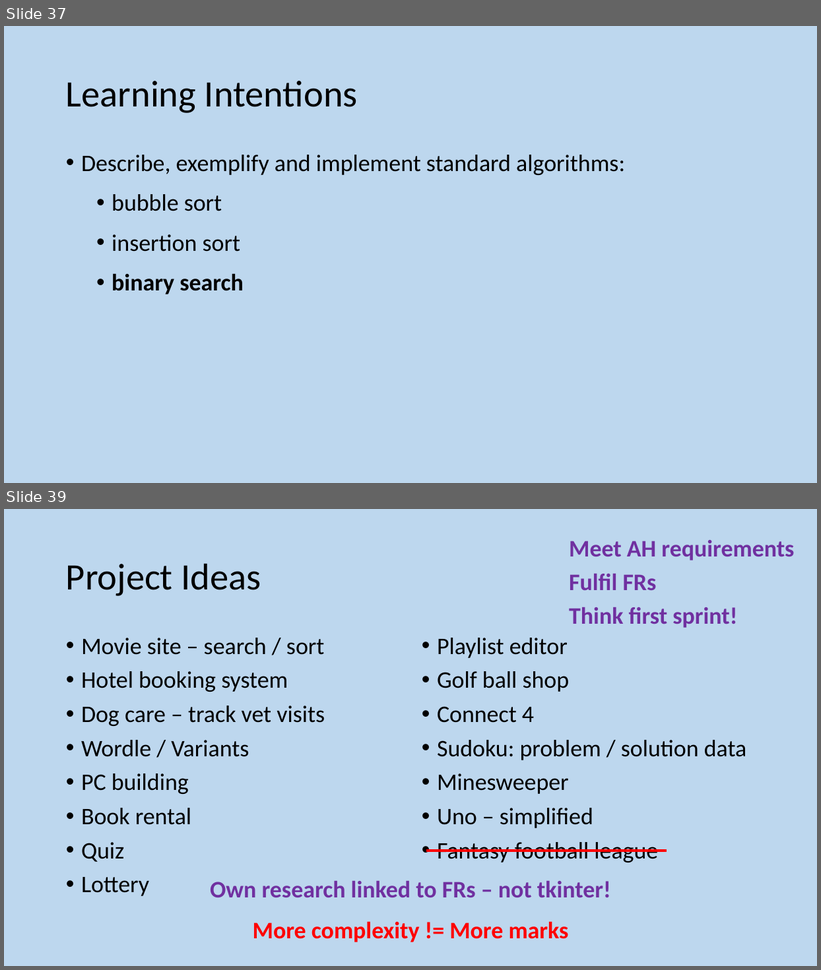
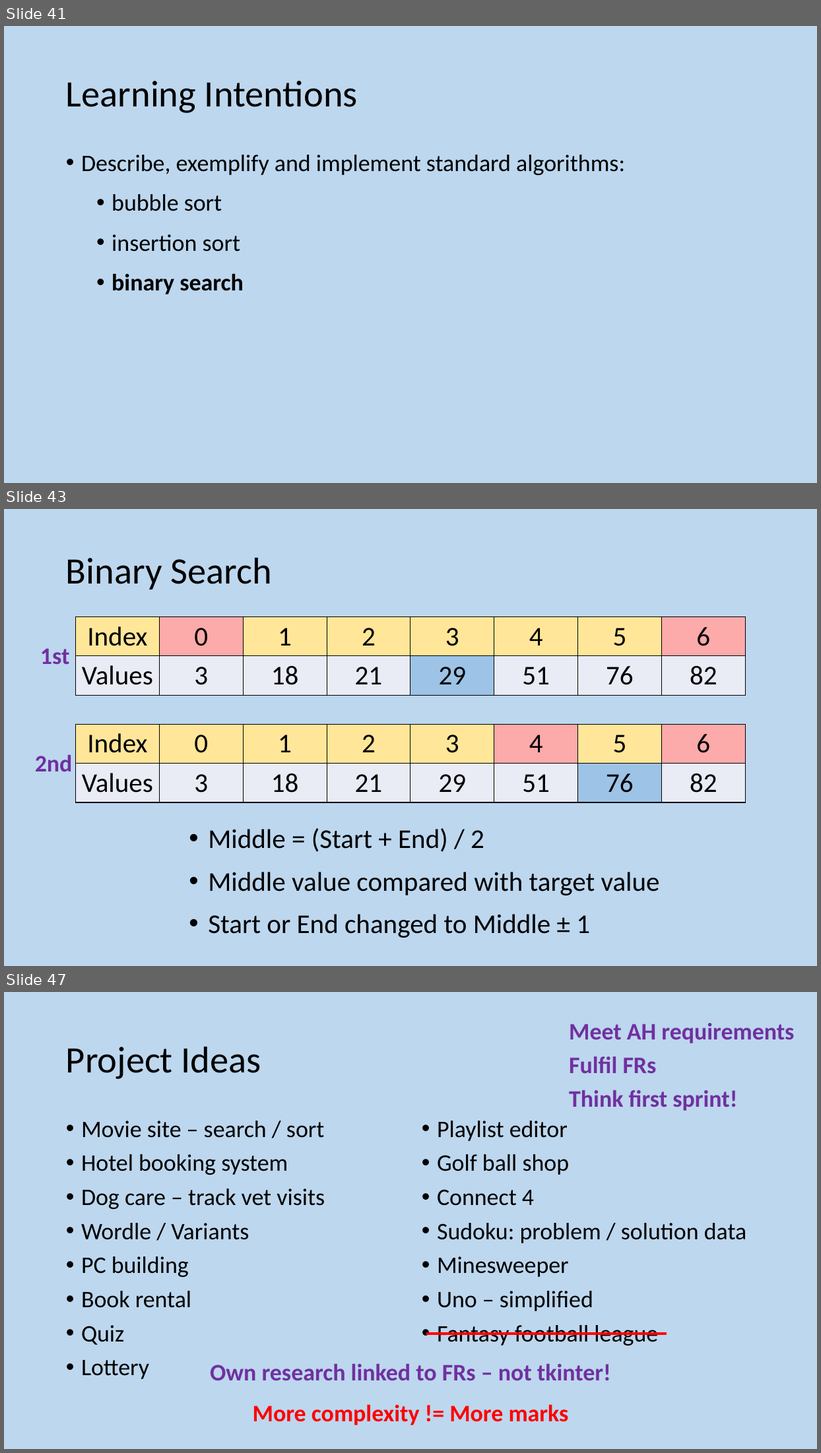
Before and after one commit to MrFriendCS/MrFriendCS.github.io, a slide deck: ah-cs/sdd/AH CS SDD Slides.pptx. Shown one above the other, each under a label of ours: slides 37 and 39 before the commit, slides 41, 43 and 47 after it; the slides between them are not shown. The pictures are 821x970 and 821x1453 pixels, drawn with LibreOffice and Linux fonts; fonts in the diff are those of the drawing. Boxes give left, top, right and bottom in pixels: in the first picture for what was removed or moved away, otherwise in the second. Text is boxed around its words. In the diff, an @@ line names an element or a change of style, - is before the commit and + after.

```diff
--- a/ah-cs/sdd/AH CS SDD Slides.pptx
+++ b/ah-cs/sdd/AH CS SDD Slides.pptx
@@ slide 43 added at [4,509,817,966], background #BDD7EE @@
@@ title added at [66,557,271,590], 44 pt, text #000000 @@
+Binary Search
@@ table added at [75,617,744,694], 2 rows, 8 columns @@
+Index | 0 | 1 | 2 | 3 | 4 | 5 | 6
+Values | 3 | 18 | 21 | 29 | 51 | 76 | 82
@@ text added at [40,648,70,665], 28 pt, text #7030A0, bold @@
+1st
@@ table added at [75,724,744,802], 2 rows, 8 columns @@
+Index | 0 | 1 | 2 | 3 | 4 | 5 | 6
+Values | 3 | 18 | 21 | 29 | 51 | 76 | 82
@@ text added at [35,755,73,772], 28 pt, text #7030A0, bold @@
+2nd
@@ text added at [208,828,660,938], 32 pt, text #000000 @@
+• Middle = (Start + End) / 2
+• Middle value compared with target value
+• Start or End changed to Middle ± 1
@@ what was slide 37 is now slide 41 @@
@@ what was slide 39 is now slide 47 @@
```
Also in this commit, not shown: 1 slide changed, 9 other slides added, 2 slides removed, 6 other files.
